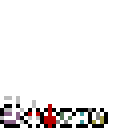
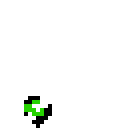
Revision of a layered 128×128 image; what changed, layer by layer:
hid "overlay_effects_hot" over [104, 120, 108, 124]
hid "overlay_effects_winded", moved it above "overlay_effects_deaf" over [72, 108, 92, 128]
hid "overlay_effects_deaf" over [88, 108, 108, 128]
hid "overlay_effects_grabbed" over [56, 108, 76, 128]
hid "overlay_effects_bleed" over [40, 104, 60, 128]
removed layer "overlay_effects_downed" over [24, 100, 44, 128]
removed layer "overlay run" over [0, 96, 24, 128]
added layer "grabbed" above "empty shield" over [24, 96, 52, 128]
